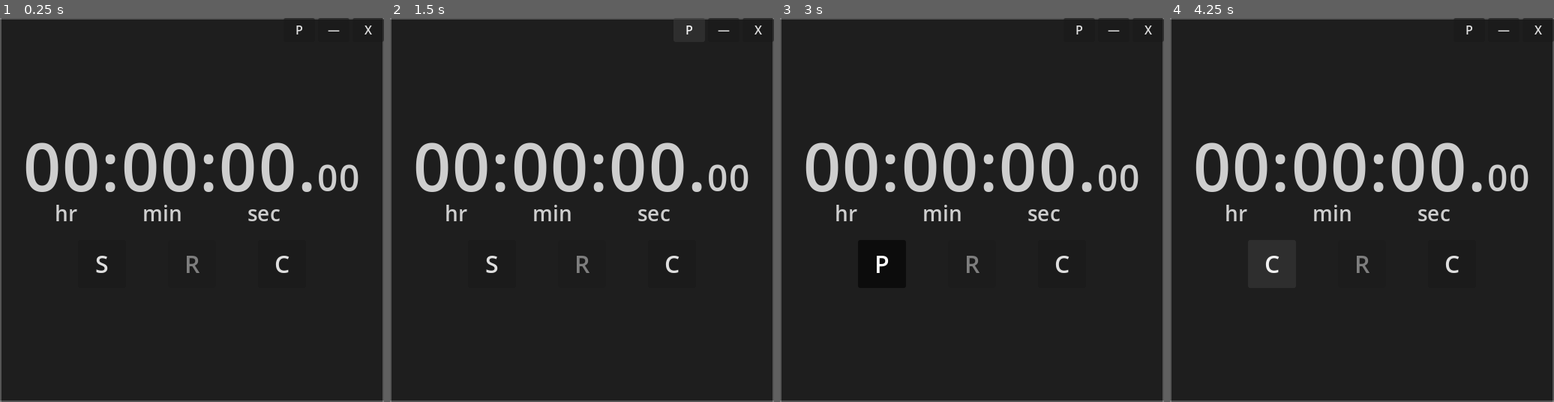
Above: before the commit, frames 1-4 (left to right).
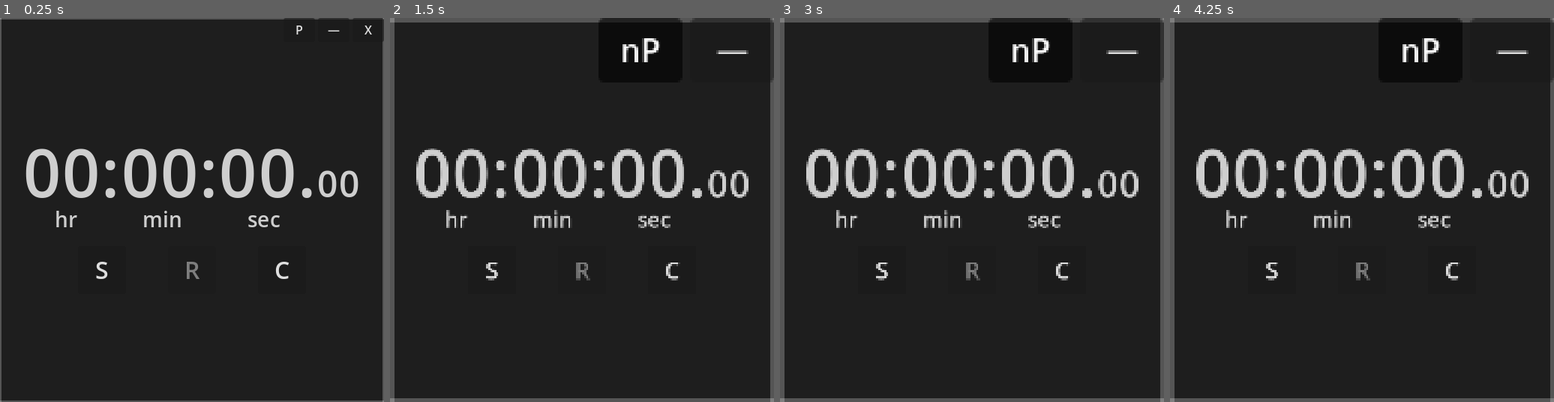
Above: after the commit, the same moments.

Repository: LiteFeather1/ltf-stopwatch
Game: Godot game, scene res://main.tscn
Same seed, same stepped clock (60 frames per second), same inputs: the game is played once before the commit and once after it.
Inputs:
- Up to frame 1 (0.25 s): no input
- Up to frame 2 (1.5 s): click "P" at 0.5 s; click "nP" at 1.25 s
- Up to frame 3 (3 s): click "—" at 2 s; click "S" at 2.75 s
- Up to frame 4 (4.25 s): click "P" (after the commit: "S") at 3.5 s

The runs differ from the first frame. In frame 1, 4.5% of the frame differs, in the area x 6-94%, y 32-68%; in frame 2, 8.0%, in the area x 0-100%, y 0-100%; in frame 3, 7.9%; in frame 4, 7.9%.

Commit message:
Better scaling of stopwatch ui so it doesn't obstruct the chrome

Diff:
--- a/main.tscn
+++ b/main.tscn
@@ -71,7 +71,17 @@
 anchor_right = 0.5
 anchor_bottom = 0.5
 offset_left = -256.0
-offset_top = -109.0
+offset_top = -112.0
 offset_right = 256.0
-offset_bottom = 93.0
+offset_bottom = 112.0
 grow_vertical = 2
+
+[node name="Control" type="Control" parent="."]
+custom_minimum_size = Vector2(512, 480)
+layout_mode = 1
+anchors_preset = 15
+anchor_right = 1.0
+anchor_bottom = 1.0
+offset_top = 32.0
+grow_horizontal = 2
+grow_vertical = 2
--- a/scenes/stopwatch_ui.gd
+++ b/scenes/stopwatch_ui.gd
@@ -40,5 +40,9 @@
 
 
 func _resize() -> void:
-	var s := window.size.x / float(window.max_size.x)
+	var chrome_size_y := 32.0
+	var s_x := window.size.x / float(window.max_size.x)
+	var s_y := window.size.y / float(size.y + chrome_size_y)
+	var s := minf(s_x, s_y)
+
 	scale = Vector2(s, s)
--- a/scenes/stopwatch_ui.tscn
+++ b/scenes/stopwatch_ui.tscn
@@ -4,12 +4,12 @@
 [ext_resource type="PackedScene" uid="uid://ck0u55igveb4s" path="res://scenes/stopwatch.tscn" id="2_m0v6e"]
 
 [node name="stopwatch_ui" type="VBoxContainer"]
-custom_minimum_size = Vector2(512, 202)
+custom_minimum_size = Vector2(512, 224)
 anchors_preset = 10
 anchor_right = 1.0
-offset_bottom = 202.0
+offset_bottom = 224.0
 grow_horizontal = 2
-pivot_offset = Vector2(256, 101)
+pivot_offset = Vector2(256, 112)
 theme_override_constants/separation = 16
 alignment = 1
 script = ExtResource("1_t7xu2")
